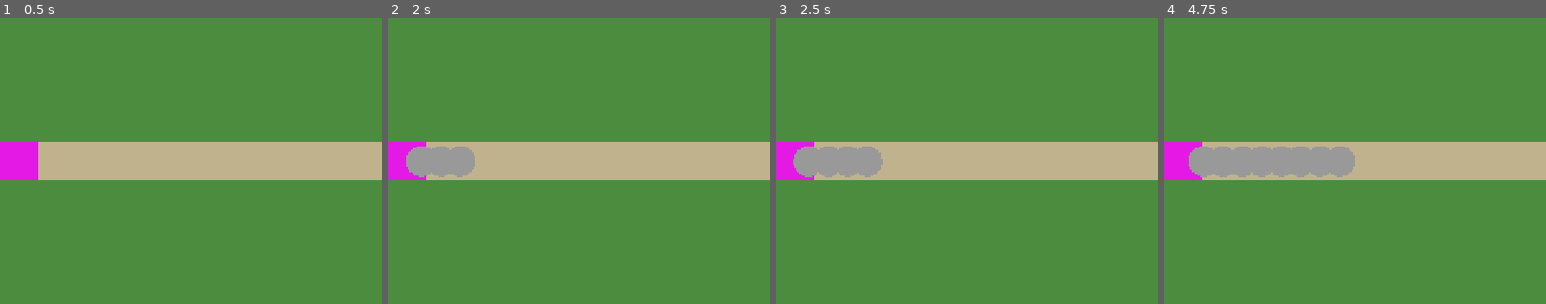
Above: before the commit, frames 1-4 (left to right).
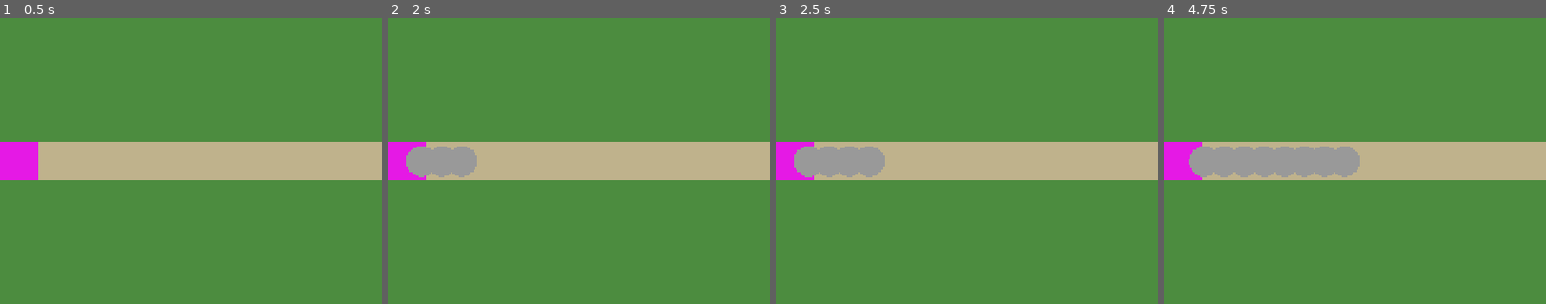
Above: after the commit, the same moments.

Repository: bobsantos/spirefall
Game: Godot game, scene res://scenes/main/Game.tscn
Same seed, same stepped clock (60 frames per second), same inputs: the game is played once before the commit and once after it.
Inputs:
- Up to frame 1 (0.5 s): no input
- Up to frame 2 (2 s): click "Start Wave" at 0.5 s; click "Thunder Pylon 30g" at 1.25 s
- Up to frame 3 (2.5 s): click "Gale Tower 25g" at 2 s
- Up to frame 4 (4.75 s): click "Stone Bastion 35g" at 2.75 s; click "Frost Sentinel 35g" at 3.5 s; click "Tidal Obelisk 30g" at 4.25 s
The pictures show only the part of the screen within x 0-50%, y 25-75%; the shares and areas given below are measured in that part.

Frame 1 is identical in both runs. In frame 2, less than 0.1% of the frame differs, in the area x 6-24%, y 45-56%; in frame 3, 0.1%; in frame 4, 0.4%, in the area x 6-52%, y 45-56%.

Commit message:
Wire up wave config JSON to EnemySystem for proper wave spawning
Replaces placeholder _build_wave_queue() with JSON-driven wave loading
that reads wave_config.json, loads enemy .tres templates, and applies
GDD scaling formulas (HP, speed, gold) per wave number.

Co-Authored-By: Claude Opus 4.6 <noreply@anthropic.com>

Diff:
--- a/scripts/autoload/EnemySystem.gd
+++ b/scripts/autoload/EnemySystem.gd
@@ -7,13 +7,65 @@
 signal enemy_killed(enemy: Node)
 signal enemy_reached_exit(enemy: Node)
 signal wave_cleared(wave_number: int)
+
+const WAVE_CONFIG_PATH: String = "res://resources/waves/wave_config.json"
+const ENEMY_RESOURCE_DIR: String = "res://resources/enemies/"
+const DEFAULT_SPAWN_INTERVAL: float = 0.5
+const BOSS_SPAWN_INTERVAL: float = 1.5
 
 var _enemy_scene: PackedScene = preload("res://scenes/enemies/BaseEnemy.tscn")
 var _active_enemies: Array[Node] = []
 var _wave_finished_spawning: bool = false
 var _enemies_to_spawn: Array = []
 var _spawn_timer: float = 0.0
-var _spawn_interval: float = 0.5
+var _spawn_interval: float = DEFAULT_SPAWN_INTERVAL
+
+# Parsed wave config: Dictionary keyed by wave number -> wave dict
+var _wave_config: Dictionary = {}
+# Cached base EnemyData resources keyed by type string (e.g. "normal", "fast")
+var _enemy_templates: Dictionary = {}
+
+
+func _ready() -> void:
+	_load_wave_config()
+
+
+func _load_wave_config() -> void:
+	var file := FileAccess.open(WAVE_CONFIG_PATH, FileAccess.READ)
+	if not file:
+		push_error("EnemySystem: Failed to open wave config at %s" % WAVE_CONFIG_PATH)
+		return
+	var json_text: String = file.get_as_text()
+	file.close()
+
+	var json := JSON.new()
+	var error: int = json.parse(json_text)
+	if error != OK:
+		push_error("EnemySystem: Failed to parse wave config JSON: %s" % json.get_error_message())
+		return
+
+	var data: Dictionary = json.data
+	if not data.has("waves"):
+		push_error("EnemySystem: wave_config.json missing 'waves' array")
+		return
+
+	for wave_entry: Dictionary in data["waves"]:
+		var wave_num: int = int(wave_entry["wave"])
+		_wave_config[wave_num] = wave_entry
+
+
+func _load_enemy_template(enemy_type: String) -> EnemyData:
+	if _enemy_templates.has(enemy_type):
+		return _enemy_templates[enemy_type]
+
+	var path: String = ENEMY_RESOURCE_DIR + enemy_type + ".tres"
+	var res: Resource = load(path)
+	if res == null:
+		push_error("EnemySystem: Could not load enemy resource at %s" % path)
+		return null
+
+	_enemy_templates[enemy_type] = res
+	return res
 
 
 func get_active_enemy_count() -> int:
@@ -86,18 +138,83 @@
 
 
 func _build_wave_queue(wave_number: int) -> Array:
-	# Placeholder: spawn Normal enemies scaled by wave
+	if not _wave_config.has(wave_number):
+		push_warning("EnemySystem: No config for wave %d, using fallback" % wave_number)
+		return _build_fallback_queue(wave_number)
+
+	var wave_entry: Dictionary = _wave_config[wave_number]
 	var queue: Array = []
+
+	# Set spawn interval: use config value if present, else slower for boss waves
+	if wave_entry.has("spawn_interval"):
+		_spawn_interval = float(wave_entry["spawn_interval"])
+	elif wave_entry.get("is_boss_wave", false):
+		_spawn_interval = BOSS_SPAWN_INTERVAL
+	else:
+		_spawn_interval = DEFAULT_SPAWN_INTERVAL
+
+	var enemy_groups: Array = wave_entry["enemies"]
+	for group: Dictionary in enemy_groups:
+		var enemy_type: String = group["type"]
+		var count: int = int(group["count"])
+
+		var template: EnemyData = _load_enemy_template(enemy_type)
+		if template == null:
+			push_error("EnemySystem: Skipping unknown enemy type '%s'" % enemy_type)
+			continue
+
+		# Swarm enemies spawn spawn_count units per count entry
+		var actual_count: int = count * template.spawn_count
+
+		for i: int in range(actual_count):
+			var data: EnemyData = _create_scaled_enemy(template, wave_number)
+			queue.append(data)
+
+	return queue
+
+
+func _create_scaled_enemy(template: EnemyData, wave_number: int) -> EnemyData:
+	var data := EnemyData.new()
+
+	# Copy base fields from the template resource
+	data.enemy_name = template.enemy_name
+	data.element = template.element
+	data.special = template.special
+	data.is_flying = template.is_flying
+	data.is_boss = template.is_boss
+	data.spawn_count = template.spawn_count
+	data.split_on_death = template.split_on_death
+	data.split_data = template.split_data
+	data.stealth = template.stealth
+	data.heal_per_second = template.heal_per_second
+
+	# Apply GDD scaling formulas
+	# HP = Base HP * (1 + 0.15 * wave)^2
+	var hp_scale: float = (1.0 + 0.15 * wave_number) ** 2
+	data.base_health = int(template.base_health * hp_scale)
+
+	# Speed = Base * (1 + 0.02 * wave), capped at 2x base
+	var speed_scale: float = minf(1.0 + 0.02 * wave_number, 2.0)
+	data.speed_multiplier = template.speed_multiplier * speed_scale
+
+	# Gold = Base Gold * (1 + 0.08 * wave)
+	var gold_scale: float = 1.0 + 0.08 * wave_number
+	data.gold_reward = int(template.gold_reward * gold_scale)
+
+	return data
+
+
+func _build_fallback_queue(wave_number: int) -> Array:
+	## Generates a reasonable wave for wave numbers beyond the config.
+	var queue: Array = []
+	var template: EnemyData = _load_enemy_template("normal")
+	if template == null:
+		return queue
+
 	var count: int = 8 + int(wave_number / 3)
 	for i: int in range(count):
-		var data := EnemyData.new()
-		data.enemy_name = "Normal"
-		data.base_health = 100
-		data.speed_multiplier = 1.0
-		data.gold_reward = 3
-		data.element = "none"
-		# Apply scaling: HP = Base * (1 + 0.15 * wave)^2
-		var scale_factor: float = (1.0 + 0.15 * wave_number) ** 2
-		data.base_health = int(data.base_health * scale_factor)
+		var data: EnemyData = _create_scaled_enemy(template, wave_number)
 		queue.append(data)
+
+	_spawn_interval = DEFAULT_SPAWN_INTERVAL
 	return queue
Not shown, changed: .claude/agent-memory/godot-developer/MEMORY.md
